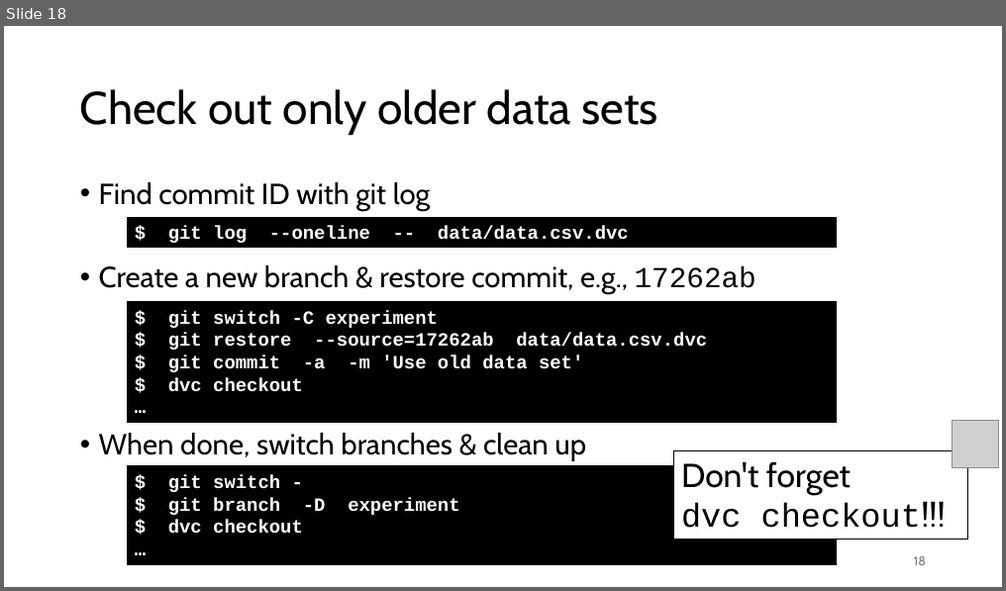
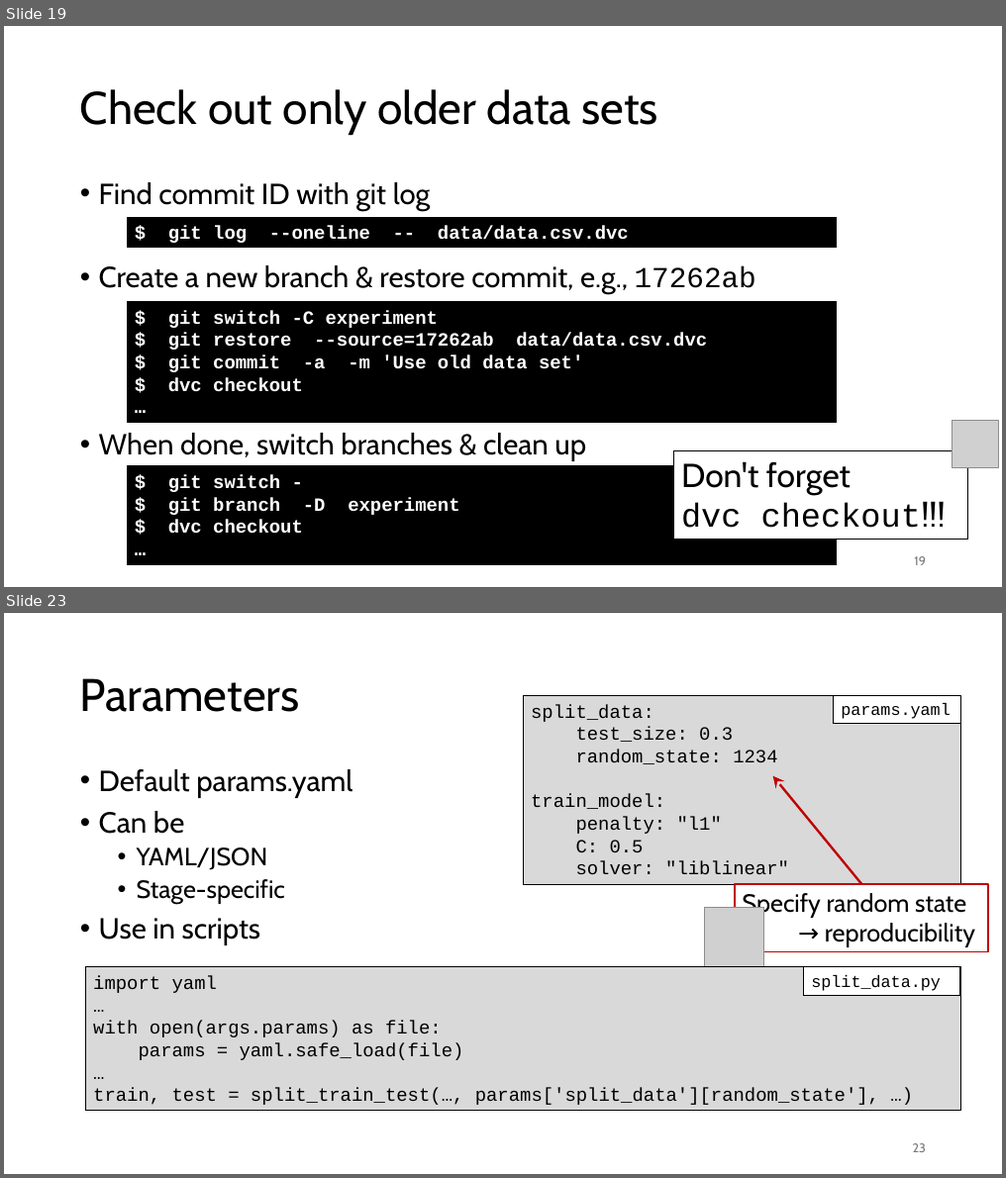
Before and after one commit to gjbex/MLOps-on-HPC, a slide deck: mlops_on_hpc.pptx. Shown one above the other, each under a label of ours: slide 18 before the commit, slides 19 and 23 after it; the slides between them are not shown. The pictures are 1006x591 and 1006x1178 pixels, drawn with LibreOffice and Linux fonts; fonts in the diff are those of the drawing; grey boxes stand for pictures. Boxes give left, top, right and bottom in pixels: in the first picture for what was removed or moved away, otherwise in the second. Text is boxed around its words. In the diff, an @@ line names an element or a change of style, - is before the commit and + after.

Commit message:
Add DVC data pipeline section

```diff
--- a/mlops_on_hpc.pptx
+++ b/mlops_on_hpc.pptx
@@ slide 23 added at [4,613,1002,1174], background #FFFFFF @@
@@ title added at [80,678,300,712], 44 pt, text #000000 @@
+Parameters
@@ rectangle added at [524,695,961,884], fill #D9D9D9, outline #000000 0.75 pt, 18 pt, text #000000 @@
+split_data:
+test_size: 0.3
+random_state: 1234
+train_model:
+penalty: "l1"
+C: 0.5
+solver: "liblinear"
@@ rectangle added at [834,695,960,723], fill #FFFFFF, outline #000000 0.75 pt, 16 pt, text #000000 @@
+params.yaml
@@ text added at [99,769,352,946], 28 pt, text #000000 @@
+• Default params.yaml
+• Can be
+  • YAML/JSON
+  • Stage-specific
+• Use in scripts
@@ arrow added from (862, 884) to (773, 776), #C00000 2.25 pt @@
@@ picture added at [705,908,764,967] @@
@@ rectangle added at [735,884,988,953], fill #FFFFFF, outline #C00000 1.5 pt, 24 pt, text #000000 @@
+Specify random state
+→ reproducibility
@@ rectangle added at [86,967,961,1111], fill #D9D9D9, outline #000000 0.75 pt, 18 pt, text #000000 @@
+import yaml
+…
+with open(args.params) as file:
+params = yaml.safe_load(file)
+…
+train, test = split_train_test(…, params['split_data'][random_state'], …)
@@ rectangle added at [804,967,960,995], fill #FFFFFF, outline #000000 0.75 pt, 16 pt, text #000000 @@
+split_data.py
@@ page number added at [913,1144,926,1153], 12 pt, text #797979 @@
+23
@@ what was slide 18 is now slide 19 @@
@@ page number at [914,557,926,566]: text changed @@
-18
+19
```
Also in this commit, not shown: 5 slides changed, 11 other slides added, 2 slides removed.
